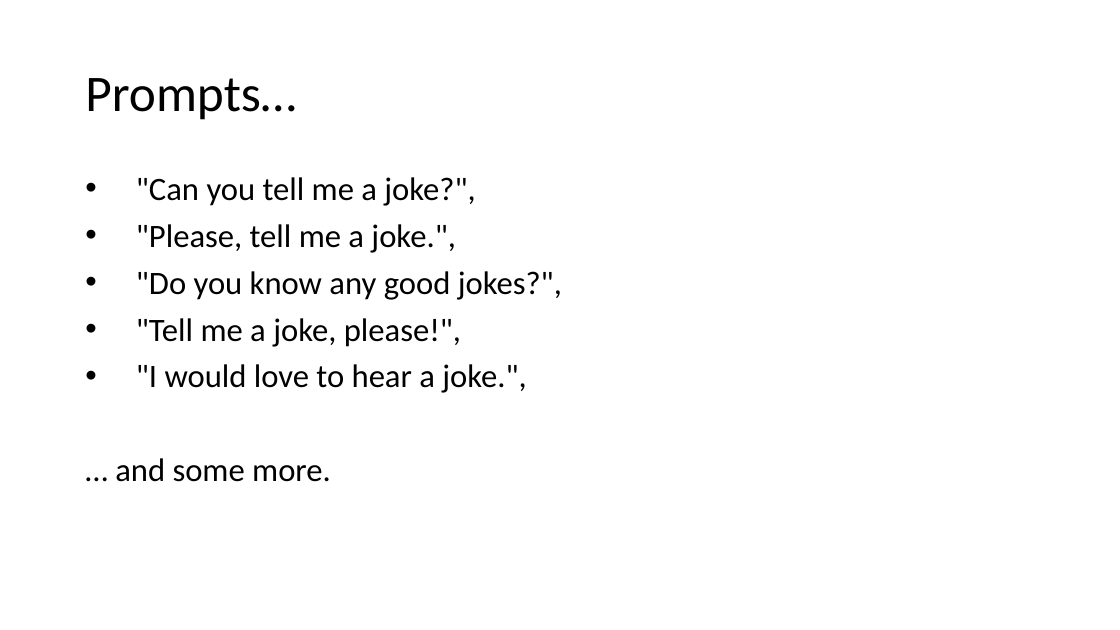
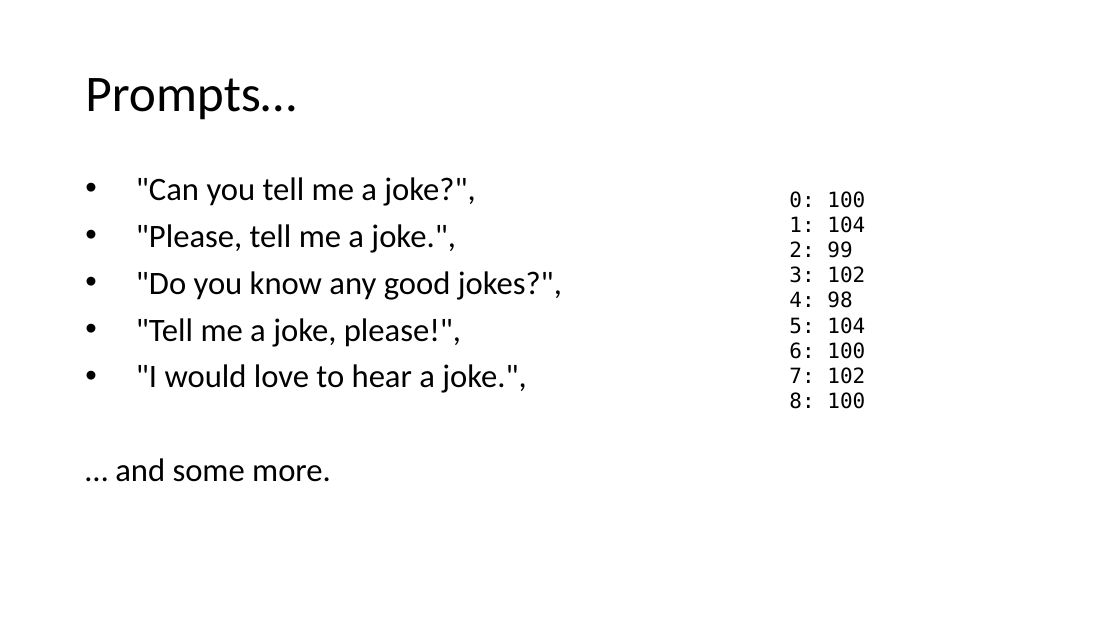
Before and after one commit to sciphie/JokeGPT, a slide deck: slide 3 of ChatGPT is fun –.pptm. Drawn at 1120x630 pixels with LibreOffice and Linux fonts; fonts in the diff are those of the drawing. Boxes give left, top, right and bottom in pixels: in the first picture for what was removed or moved away, otherwise in the second. Text is boxed around its words. In the diff, an @@ line names an element or a change of style, - is before the commit and + after.

```diff
--- a/ChatGPT is fun –.pptm
+++ b/ChatGPT is fun –.pptm
@@ text added at bbox=[789, 191, 865, 409], 18 pt, text #000000 @@
+0: 100
+1: 104
+2: 99
+3: 102
+4: 98
+5: 104
+6: 100
+7: 102
+8: 100
```
Also in this commit, not shown: 4 other slides changed, 9 slides added, 4 other files.
